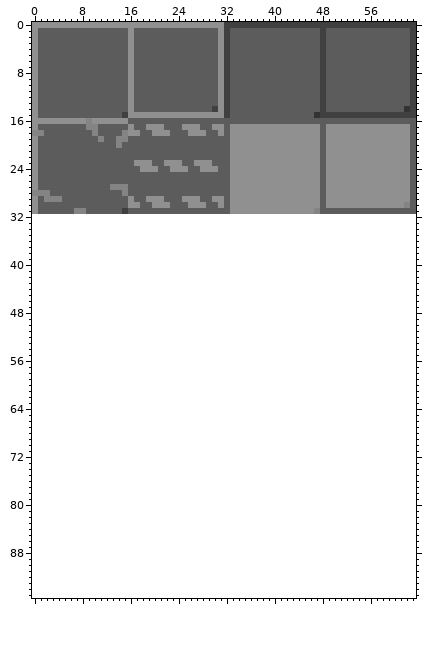
A sprite sheet gets an edit: assets/tiles.png. Above, as it was before the edit.
The file is 64x32 pixels. Colours within 5 levels of each other are drawn and written as one. The old version is drawn lined up with the new one, on the new canvas.
The same view after the edit:
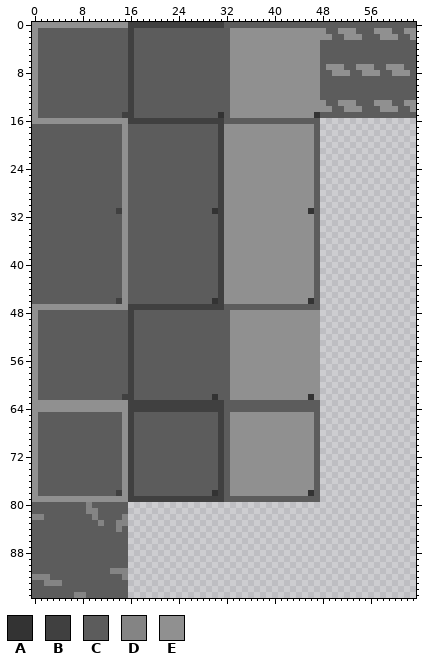
Palette (. is transparent): A #333333  B #404040  C #5c5c5c  D #848484  E #909090
The exact change:
canvas 64x32 -> 64x96
Changed rows in their new state; - is an unchanged pixel.
first column x 0:
 0 ----------------BBBBBBBBBBBBBBBBCCCCCCCCCCCCCCCCCCCCCCCCCCCCCCCC
 1 ----------------B--------------CCEEEEEEEEEEEEEEEE--EEE---EEE--EE
 2 ----------------B--------------CCEEEEEEEEEEEEEEEEE--EEE---EEE--E
 3 ----------------B--------------CCEEEEEEEEEEEEEEEC--------------C
 4 ----------------B--------------CCEEEEEEEEEEEEEEEC--------------C
 5 ----------------B--------------CCEEEEEEEEEEEEEEEC--------------C
 6 ----------------B--------------CCEEEEEEEEEEEEEEEC--------------C
 7 ----------------B--------------CCEEEEEEEEEEEEEEECEEE--EEE--EEE-C
 8 ----------------B--------------CCEEEEEEEEEEEEEEEC-EEE--EEE--EEEC
 9 ----------------B--------------CCEEEEEEEEEEEEEEEC--------------C
10 ----------------B--------------CCEEEEEEEEEEEEEEEC--------------C
11 ----------------B--------------CCEEEEEEEEEEEEEEEC--------------C
12 ----------------B--------------CCEEEEEEEEEEEEEEEC--------------C
13 ----------------B--------------CCEEEEEEEEEEEEEEEE--EEE---EEE--EE
14 ----------------B-------------CCCEEEEEEEEEEEEEEEEE--EEE---EEE-CE
15 ----------------BCCCCCCCCCCCCCCACEEEEEEEEEEEEEE-CCCCCCCCCCCCCCCC
16 ---------E------BBBBBBBBBBBBBBBB----------------................
17 C--------CC----EC--CCC---CCC--CBE--------------C................
18 CC--------C----ECC--CCC---CCC--BE--------------C................
19 C----------C--CE---------------BE--------------C................
20 C-------------CE---------------BE--------------C................
21 C--------------E---------------BE--------------C................
22 C--------------E---------------BE--------------C................
23 C--------------E-CCC--CCC--CCC-BE--------------C................
24 C--------------E--CCC--CCC--CCCBE--------------C................
25 C--------------E---------------BE--------------C................
26 C--------------E---------------BE--------------C................
27 C------------CCE---------------BE--------------C................
28 CCC------------E---------------BE--------------C................
29 C-CCC----------EC--CCC---CCC--CBE--------------C................
30 C--------------ECC--CCC---CCC--BE--------------C................
31 C------CC-----BE--------------ABE-------------AC................
32 CCCCCCCCCCCCCCCECCCCCCCCCCCCCCCBEEEEEEEEEEEEEEEC----------------
33 CCCCCCCCCCCCCCCECCCCCCCCCCCCCCCBEEEEEEEEEEEEEEEC----------------
34 CCCCCCCCCCCCCCCECCCCCCCCCCCCCCCBEEEEEEEEEEEEEEEC----------------
35 CCCCCCCCCCCCCCCECCCCCCCCCCCCCCCBEEEEEEEEEEEEEEEC----------------
36 CCCCCCCCCCCCCCCECCCCCCCCCCCCCCCBEEEEEEEEEEEEEEEC----------------
37 CCCCCCCCCCCCCCCECCCCCCCCCCCCCCCBEEEEEEEEEEEEEEEC----------------
38 CCCCCCCCCCCCCCCECCCCCCCCCCCCCCCBEEEEEEEEEEEEEEEC----------------
39 CCCCCCCCCCCCCCCECCCCCCCCCCCCCCCBEEEEEEEEEEEEEEEC----------------
40 CCCCCCCCCCCCCCCECCCCCCCCCCCCCCCBEEEEEEEEEEEEEEEC----------------
41 CCCCCCCCCCCCCCCECCCCCCCCCCCCCCCBEEEEEEEEEEEEEEEC----------------
42 CCCCCCCCCCCCCCCECCCCCCCCCCCCCCCBEEEEEEEEEEEEEEEC----------------
43 CCCCCCCCCCCCCCCECCCCCCCCCCCCCCCBEEEEEEEEEEEEEEEC----------------
44 CCCCCCCCCCCCCCCECCCCCCCCCCCCCCCBEEEEEEEEEEEEEEEC----------------
45 CCCCCCCCCCCCCCCECCCCCCCCCCCCCCCBEEEEEEEEEEEEEEEC----------------
46 CCCCCCCCCCCCCCBECCCCCCCCCCCCCCABEEEEEEEEEEEEEEAC----------------
47 EEEEEEEEEEEEEEEEBBBBBBBBBBBBBBBBCCCCCCCCCCCCCCCC----------------
48 ECCCCCCCCCCCCCCCBCCCCCCCCCCCCCCCCEEEEEEEEEEEEEEE----------------
49 ECCCCCCCCCCCCCCCBCCCCCCCCCCCCCCCCEEEEEEEEEEEEEEE----------------
50 ECCCCCCCCCCCCCCCBCCCCCCCCCCCCCCCCEEEEEEEEEEEEEEE----------------
51 ECCCCCCCCCCCCCCCBCCCCCCCCCCCCCCCCEEEEEEEEEEEEEEE----------------
52 ECCCCCCCCCCCCCCCBCCCCCCCCCCCCCCCCEEEEEEEEEEEEEEE----------------
53 ECCCCCCCCCCCCCCCBCCCCCCCCCCCCCCCCEEEEEEEEEEEEEEE----------------
54 ECCCCCCCCCCCCCCCBCCCCCCCCCCCCCCCCEEEEEEEEEEEEEEE----------------
55 ECCCCCCCCCCCCCCCBCCCCCCCCCCCCCCCCEEEEEEEEEEEEEEE----------------
56 ECCCCCCCCCCCCCCCBCCCCCCCCCCCCCCCCEEEEEEEEEEEEEEE----------------
57 ECCCCCCCCCCCCCCCBCCCCCCCCCCCCCCCCEEEEEEEEEEEEEEE----------------
58 ECCCCCCCCCCCCCCCBCCCCCCCCCCCCCCCCEEEEEEEEEEEEEEE----------------
59 ECCCCCCCCCCCCCCCBCCCCCCCCCCCCCCCCEEEEEEEEEEEEEEE----------------
60 ECCCCCCCCCCCCCCCBCCCCCCCCCCCCCCCCEEEEEEEEEEEEEEE----------------
61 ECCCCCCCCCCCCCCCBCCCCCCCCCCCCCCCCEEEEEEEEEEEEEEE----------------
62 ECCCCCCCCCCCCCCBBCCCCCCCCCCCCCACCEEEEEEEEEEEEEAE----------------
63 EEEEEEEEEEEEEEEEBBBBBBBBBBBBBBBBCCCCCCCCCCCCCCCC----------------
64 EEEEEEEEEEEEEEEEBBBBBBBBBBBBBBBBCCCCCCCCCCCCCCCC----------------
65 ECCCCCCCCCCCCCCEBCCCCCCCCCCCCCCBCEEEEEEEEEEEEEEC----------------
66 ECCCCCCCCCCCCCCEBCCCCCCCCCCCCCCBCEEEEEEEEEEEEEEC----------------
67 ECCCCCCCCCCCCCCEBCCCCCCCCCCCCCCBCEEEEEEEEEEEEEEC----------------
68 ECCCCCCCCCCCCCCEBCCCCCCCCCCCCCCBCEEEEEEEEEEEEEEC----------------
69 ECCCCCCCCCCCCCCEBCCCCCCCCCCCCCCBCEEEEEEEEEEEEEEC----------------
70 ECCCCCCCCCCCCCCEBCCCCCCCCCCCCCCBCEEEEEEEEEEEEEEC----------------
71 ECCCCCCCCCCCCCCEBCCCCCCCCCCCCCCBCEEEEEEEEEEEEEEC----------------
72 ECCCCCCCCCCCCCCEBCCCCCCCCCCCCCCBCEEEEEEEEEEEEEEC----------------
73 ECCCCCCCCCCCCCCEBCCCCCCCCCCCCCCBCEEEEEEEEEEEEEEC----------------
74 ECCCCCCCCCCCCCCEBCCCCCCCCCCCCCCBCEEEEEEEEEEEEEEC----------------
75 ECCCCCCCCCCCCCCEBCCCCCCCCCCCCCCBCEEEEEEEEEEEEEEC----------------
76 ECCCCCCCCCCCCCCEBCCCCCCCCCCCCCCBCEEEEEEEEEEEEEEC----------------
77 ECCCCCCCCCCCCCCEBCCCCCCCCCCCCCCBCEEEEEEEEEEEEEEC----------------
78 ECCCCCCCCCCCCCBEBCCCCCCCCCCCCCABCEEEEEEEEEEEEEAC----------------
79 EEEEEEEEEEEEEEEEBBBBBBBBBBBBBBBBCCCCCCCCCCCCCCCC----------------
80 CCCCCCCCCDCCCCCC------------------------------------------------
81 CCCCCCCCCDDCCCCC------------------------------------------------
82 DDCCCCCCCCDCCCCD------------------------------------------------
83 CCCCCCCCCCCDCCDD------------------------------------------------
84 CCCCCCCCCCCCCCDC------------------------------------------------
85 CCCCCCCCCCCCCCCC------------------------------------------------
86 CCCCCCCCCCCCCCCC------------------------------------------------
87 CCCCCCCCCCCCCCCC------------------------------------------------
88 CCCCCCCCCCCCCCCC------------------------------------------------
89 CCCCCCCCCCCCCCCC------------------------------------------------
90 CCCCCCCCCCCCCCCC------------------------------------------------
91 CCCCCCCCCCCCCDDD------------------------------------------------
92 DDDCCCCCCCCCCCCD------------------------------------------------
93 CCDDDCCCCCCCCCCC------------------------------------------------
94 CCCCCCCCCCCCCCCC------------------------------------------------
95 CCCCCCCDDCCCCCCC------------------------------------------------
Changed places in both pictures, as pixel boxes (x1, y1, x2, y2):
changed: (32, 22, 416, 598)
